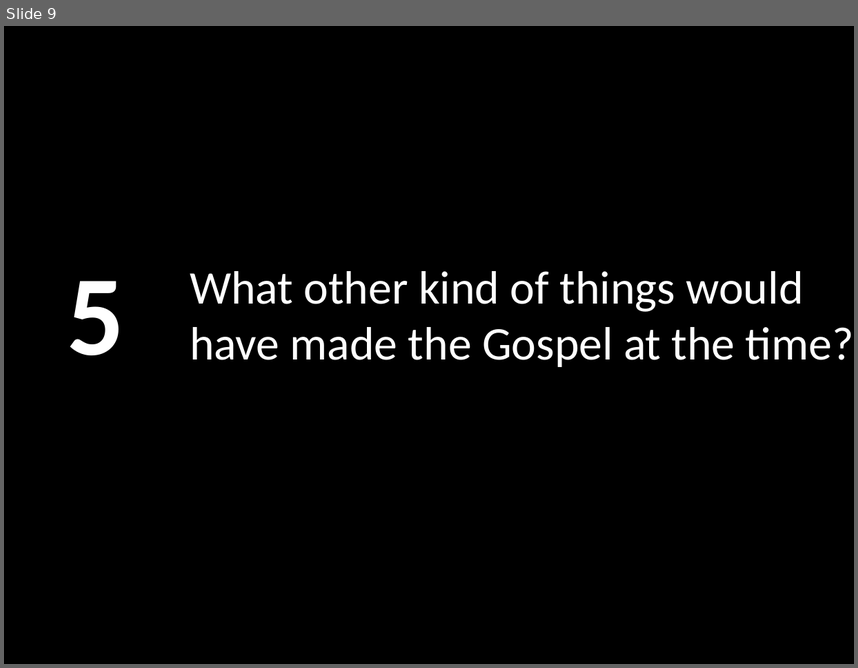
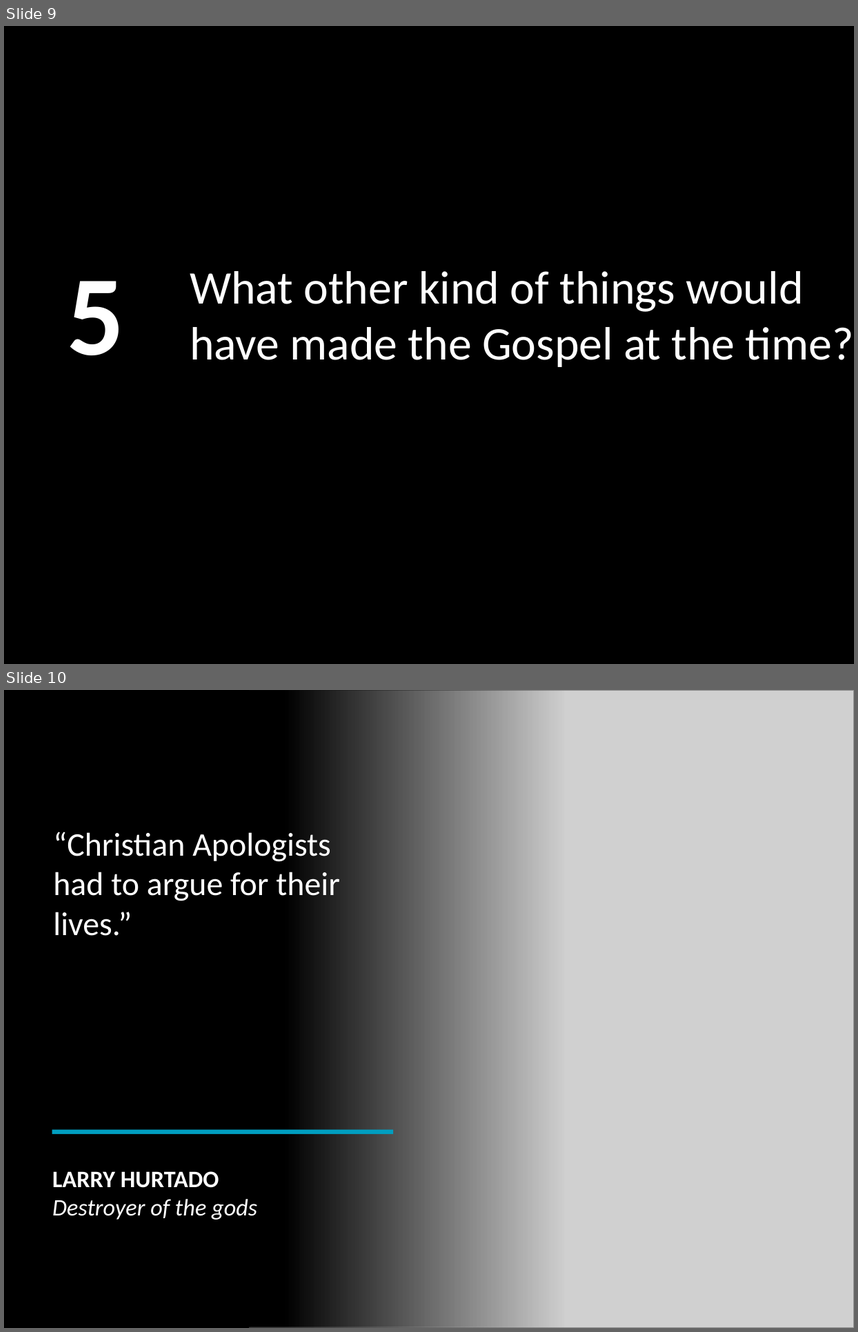
Before and after one commit to LukeMurphey/Ai1L, a slide deck: companion-website/public/files/9. How Not to Start a Religion.pptx. Shown one above the other, each under a label of ours: slide 9 before the commit, slides 9 and 10 after it. The pictures are 858x668 and 858x1332 pixels, drawn with LibreOffice and Linux fonts; fonts in the diff are those of the drawing; grey boxes stand for pictures. Boxes give left, top, right and bottom in pixels: in the first picture for what was removed or moved away, otherwise in the second. Text is boxed around its words. In the diff, an @@ line names an element or a change of style, - is before the commit and + after.

Commit message:
Updating the slides

```diff
--- a/companion-website/public/files/9. How Not to Start a Religion.pptx
+++ b/companion-website/public/files/9. How Not to Start a Religion.pptx
@@ slide 10 added at box(4, 690, 854, 1328), background #000000 @@
@@ rectangle added at box(4, 690, 564, 1328), fill gradient #000000 @@
@@ picture added at box(250, 690, 854, 1328) @@
@@ text added at box(53, 831, 340, 936), 28 pt, text #FFFFFF @@
+“Christian Apologists had to argue for their lives.”
@@ rectangle added at box(52, 1130, 392, 1134), fill #009EC0 @@
@@ text added at box(52, 1171, 257, 1219), 20 pt, text #FFFFFF, italic @@
+LARRY HURTADO
+Destroyer of the gods
```
